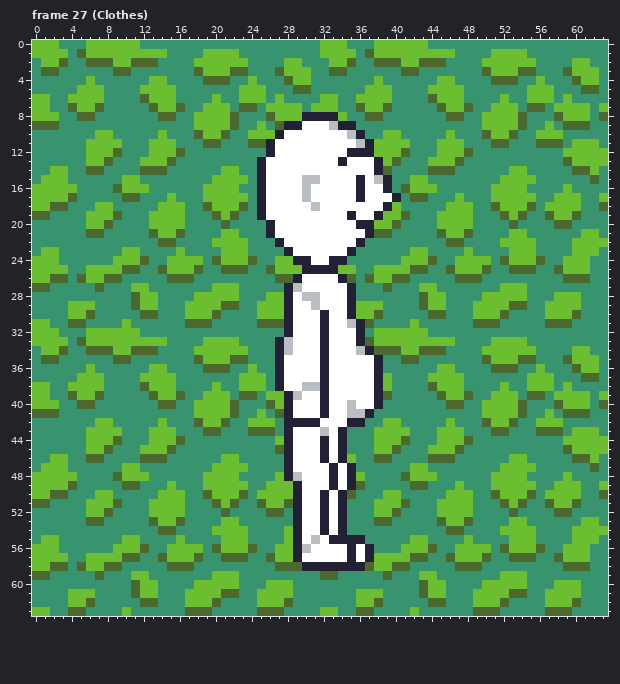
One commit to this pixel-art file: src/sprites/npc_test_default_position.aseprite. Above, as it was before the edit.
64x64 pixels, 32 frames. Colours within 5 levels of each other are drawn and written as one. Shown: frame 27 (Clothes). The commit also changed other frames, which this record leaves out.
The same view after the edit:
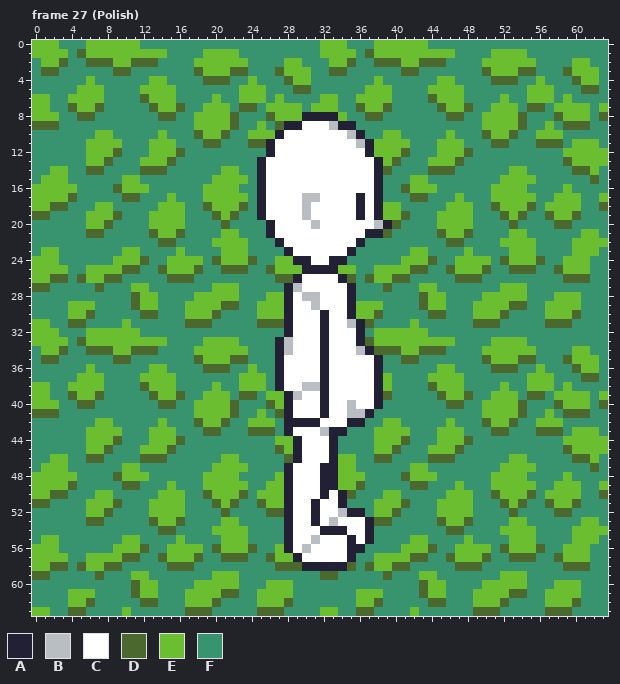
Palette (. is transparent): A #222034  B #b8bec1  C #ffffff  D #4b692f  E #6abe30  F #37946e
Message: ploished npc test texture
From old to new:
Frame 27 (Polish), layers "Outline", "Kopf", "Beine":
y 12: x 35..36 AA -> CC
y 13: x 34 A -> C
y 15: x 30..31 BB -> CC; x 36 A -> C; x 38..39 BA -> AF
y 16: x 30 B -> C; x 36 A -> C; x 38..39 CA -> AF
y 17: x 31 C -> B; x 38..40 CCA -> AFF
y 18: x 30..31 CB -> BC; x 36 C -> A; x 38..39 CA -> AE
y 19: x 30 C -> B; x 35..36 AC -> CA
y 20: x 31 C -> B; x 36..39 AAEE -> CCBA
y 21: x 38 D -> A
y 43: x 33 C -> A
y 44..45: x 28..29 AC -> EA; x 32..34 ACA -> CAF
y 46: x 28..29 AC -> DA; x 32..34 ACA -> CAE
y 47: x 32 C -> A; x 34..35 CA -> EE
y 48: x 29 B -> C; x 32 C -> A; x 34..35 CA -> EE
y 49: x 28..29 EA -> AC; x 32 C -> A; x 34..35 CA -> EE
y 50: x 28..29 EA -> AC
y 51: x 28..29 DA -> AC; x 31..32 CA -> AC
y 52: x 28..29 FA -> AC; x 31..32 CA -> AC; x 34..36 AFF -> BAA
y 53: x 28..29 FA -> AC; x 31..37 CACAFFF -> ACBCCCA
y 54: x 28..29 EA -> AC; x 33 C -> A; x 35..37 FFF -> CCA
y 55: x 28..29 EA -> AC; x 33..34 AA -> CC; x 36..37 AF -> CA
y 56: x 28..29 EA -> AC; x 36..37 CA -> AF
y 57: x 36..37 CA -> FF
y 58: x 35..36 AA -> DF
Where, in picture pixels (left, top, right, bottom), the same in both pictures:
changed: (302, 148, 401, 238)
changed: (284, 427, 374, 571)
